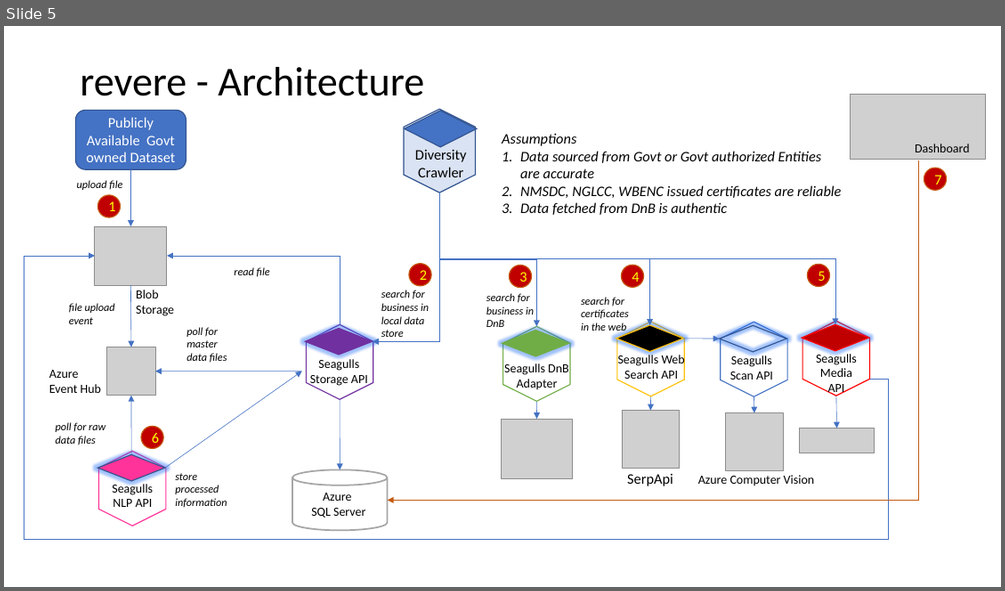
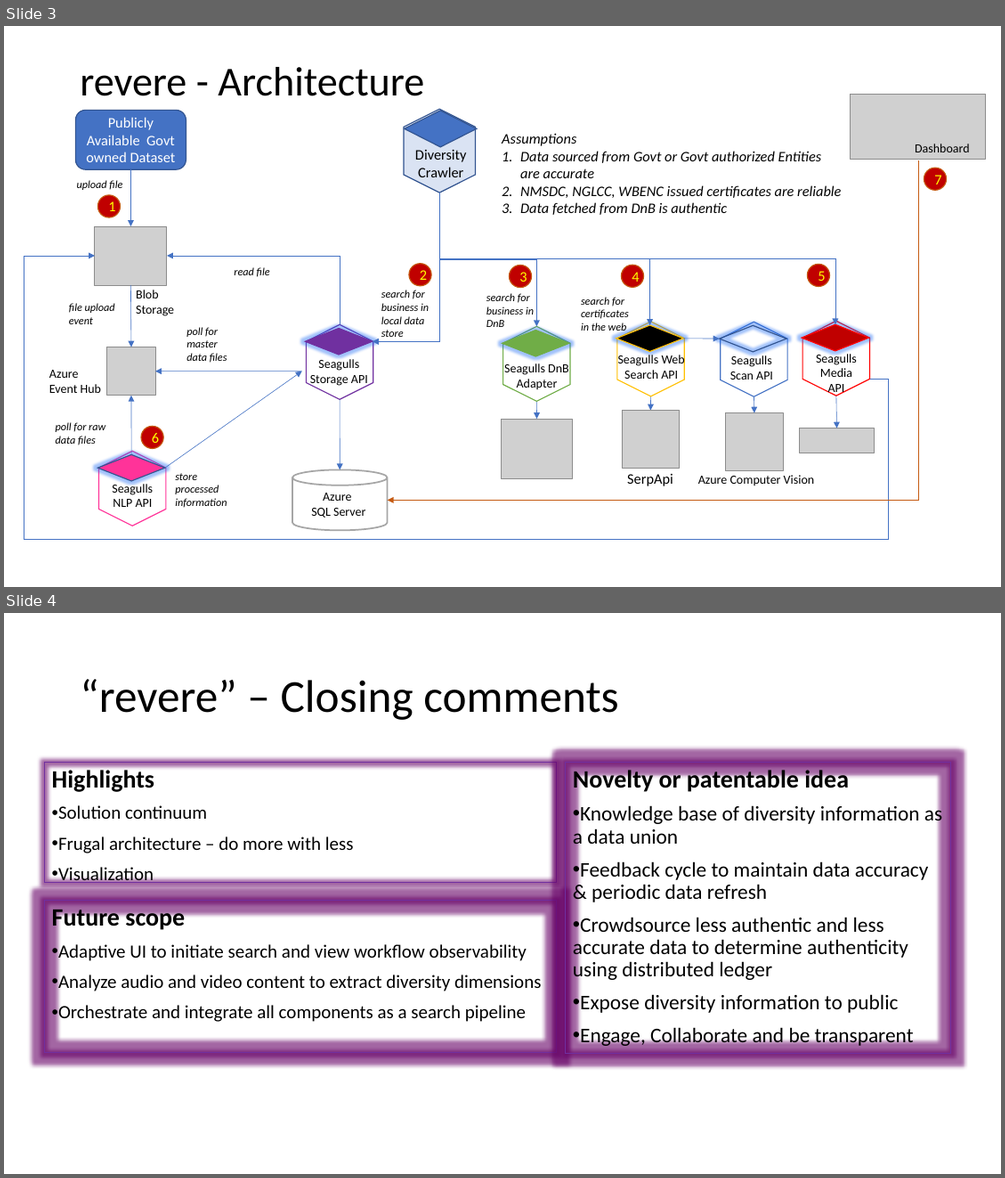
Before and after one commit to maheshjosyula/SeagullsV22, a slide deck: documents/SeagullsV22_Final_1.0.pptx. Shown one above the other, each under a label of ours: slide 5 before the commit, slides 3 and 4 after it. The pictures are 1005x591 and 1005x1178 pixels, drawn with LibreOffice and Linux fonts; fonts in the diff are those of the drawing; grey boxes stand for pictures. Boxes give left, top, right and bottom in pixels: in the first picture for what was removed or moved away, otherwise in the second. Text is boxed around its words. In the diff, an @@ line names an element or a change of style, - is before the commit and + after.

Commit message:
final version of presentation

```diff
--- a/documents/SeagullsV22_Final_1.0.pptx
+++ b/documents/SeagullsV22_Final_1.0.pptx
@@ slide 4 added at [4, 613, 1001, 1174], background #FFFFFF @@
@@ title added at [80, 679, 619, 720], 44 pt, text #000000 @@
+“revere” – Closing comments
@@ text added at [44, 763, 557, 890], outline #7030A0 0.75 pt, 18 pt, text #000000 @@
+Highlights
+• Solution continuum
+• Frugal architecture – do more with less
+• Visualization
@@ rectangle added at [566, 763, 952, 1054], outline #7030A0 0.75 pt, 20 pt, text #000000 @@
+Novelty or patentable idea
+• Knowledge base of diversity information as a data union
+• Feedback cycle to maintain data accuracy & periodic data refresh
+• Crowdsource less authentic and less accurate data to determine authenticity using distributed ledger
+• Expose diversity information to public
+• Engage, Collaborate and be transparent
@@ rectangle added at [44, 900, 557, 1053], outline #7030A0 0.75 pt, 18 pt, text #000000 @@
+Future scope
+• Adaptive UI to initiate search and view workflow observability
+• Analyze audio and video content to extract diversity dimensions
+• Orchestrate and integrate all components as a search pipeline
@@ what was slide 5 is now slide 3 @@
```
